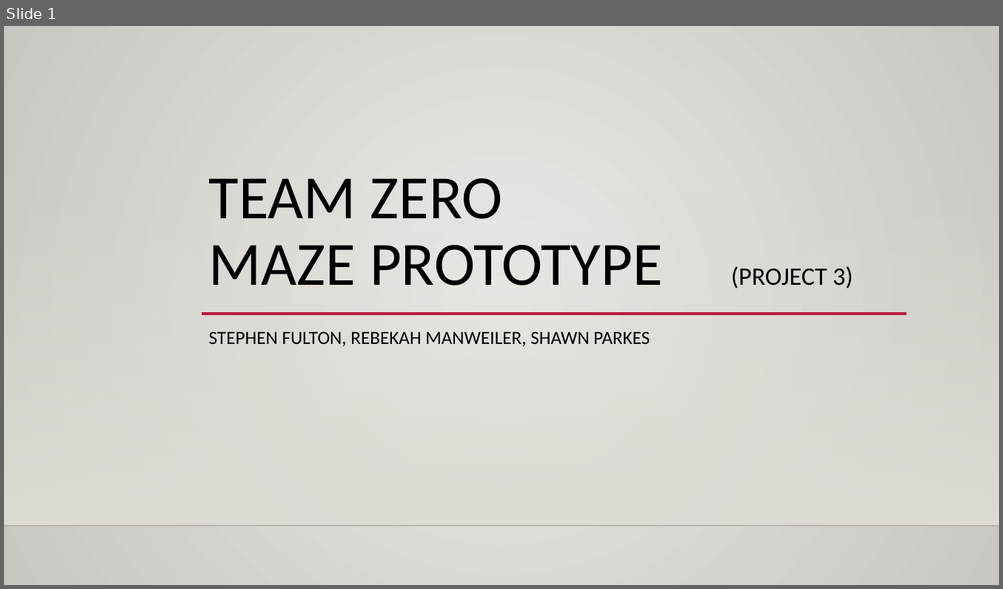
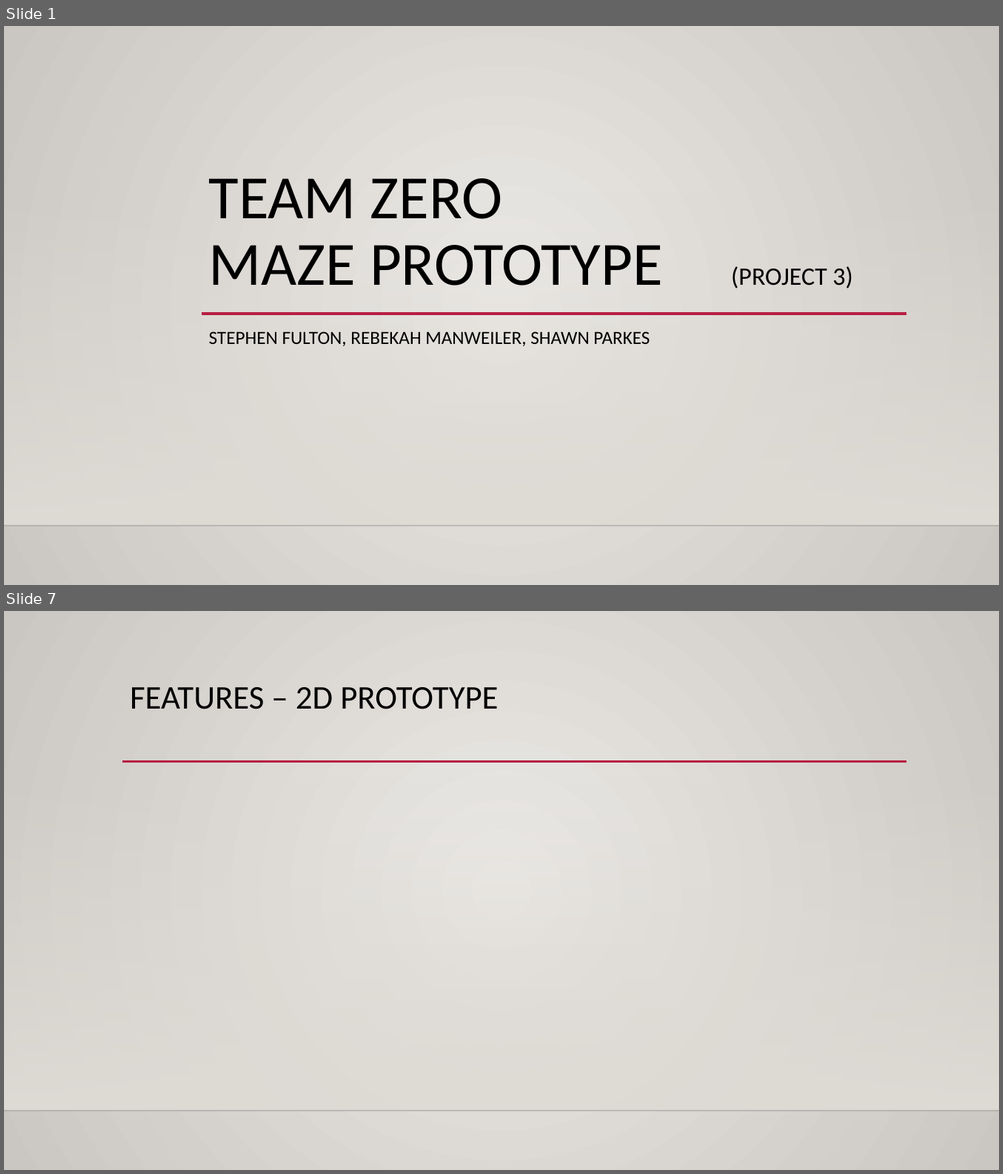
Before and after one commit to RebekahManweiler/MazeWalkThrough, a slide deck: MazePrototypePresentation.pptx. Shown one above the other, each under a label of ours: slide 1 before the commit, slides 1 and 7 after it; the slides between them are not shown. The pictures are 1003x589 and 1003x1174 pixels, drawn with LibreOffice and Linux fonts; fonts in the diff are those of the drawing; background and template pictures are left out. Boxes give left, top, right and bottom in pixels: in the first picture for what was removed or moved away, otherwise in the second. Text is boxed around its words. In the diff, an @@ line names an element or a change of style, - is before the commit and + after.

```diff
--- a/MazePrototypePresentation.pptx
+++ b/MazePrototypePresentation.pptx
@@ slide 7 added at (4,611,999,1170), background gradient #ECEAE7 to #CAC7C1; not listed: 2 template elements that a slide beside it also shows @@
@@ title added at (130,687,498,709), 32 pt, text #000000 @@
+FEATURES – 2D PROTOTYPE
@@ line added from (122, 762) to (907, 762), #B71E42 2.5 pt @@
```
Also in this commit, not shown: 9 other slides added.
